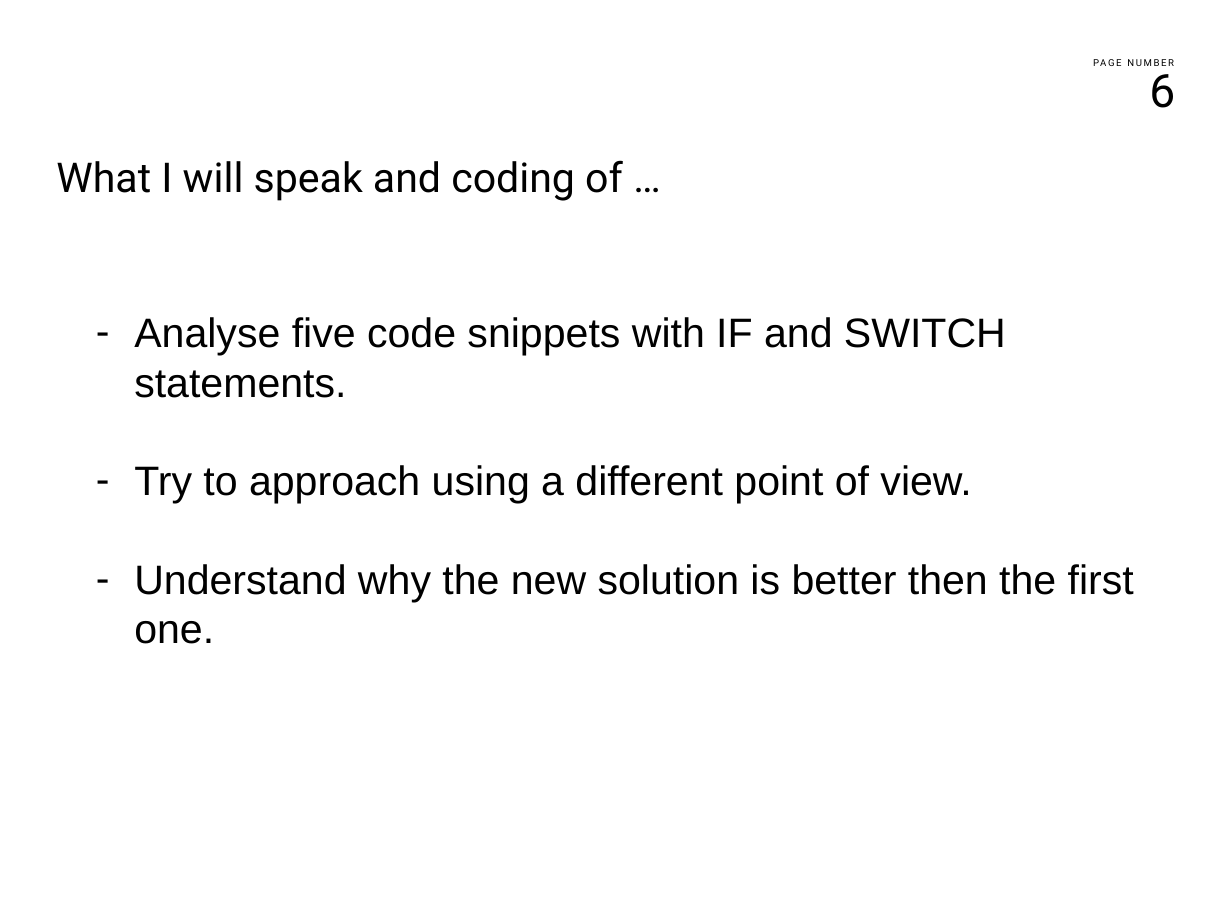
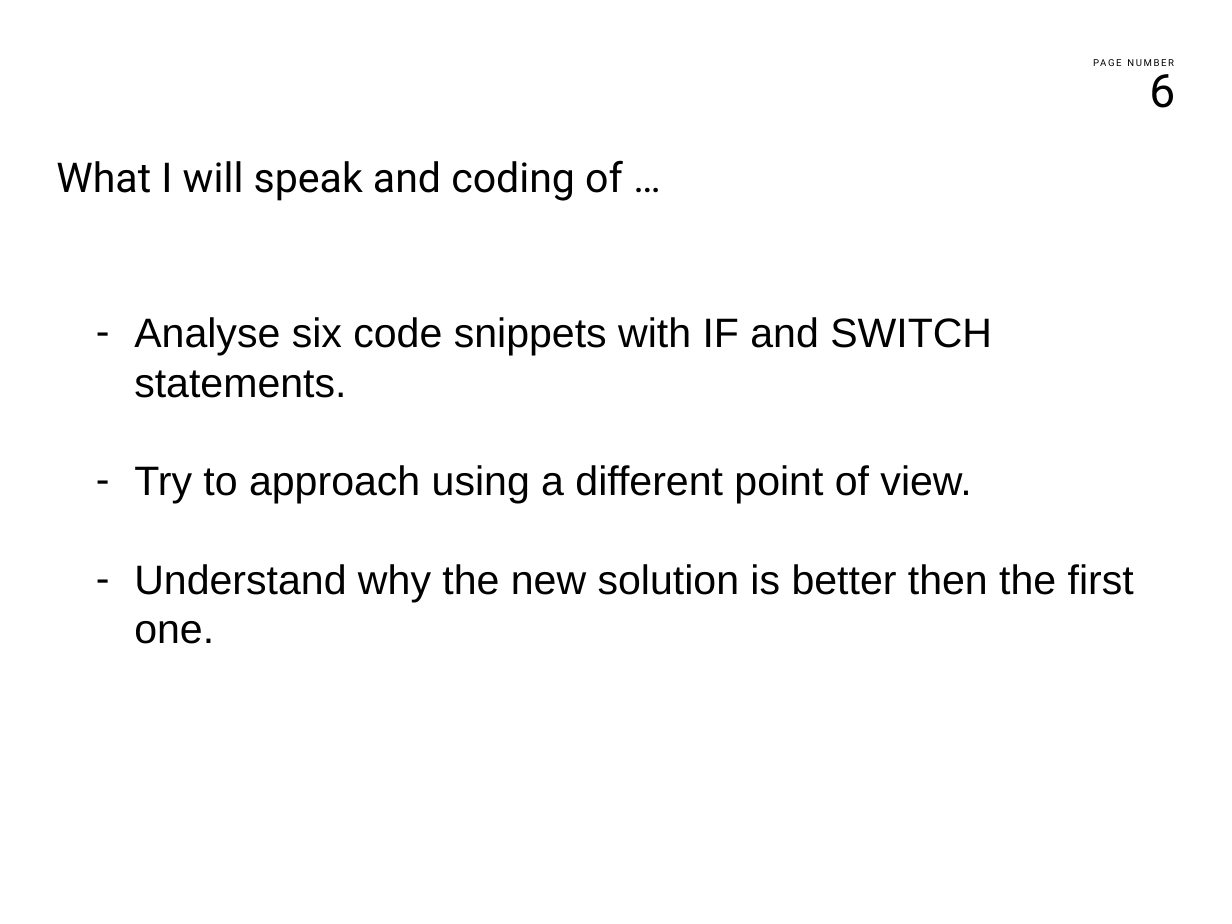
Before and after one commit to franco-melandri/NoIF, a slide deck: slide 6 of docs/noif.pptx. Drawn at 1232x924 pixels with LibreOffice and Linux fonts; fonts in the diff are those of the drawing; background and template pictures are left out. Boxes give left, top, right and bottom in pixels: in the first picture for what was removed or moved away, otherwise in the second. Text is boxed around its words. In the diff, an @@ line names an element or a change of style, - is before the commit and + after.

Commit message:
updating presentation.

```diff
--- a/docs/noif.pptx
+++ b/docs/noif.pptx
@@ text at <box>134,317,992,398</box>: text changed @@
-– Analyse five code snippets with IF and SWITCH statements.
+– Analyse six code snippets with IF and SWITCH statements.
```
Also in this commit, not shown: 1 other slide changed, 5 slides added, 1 other file.
